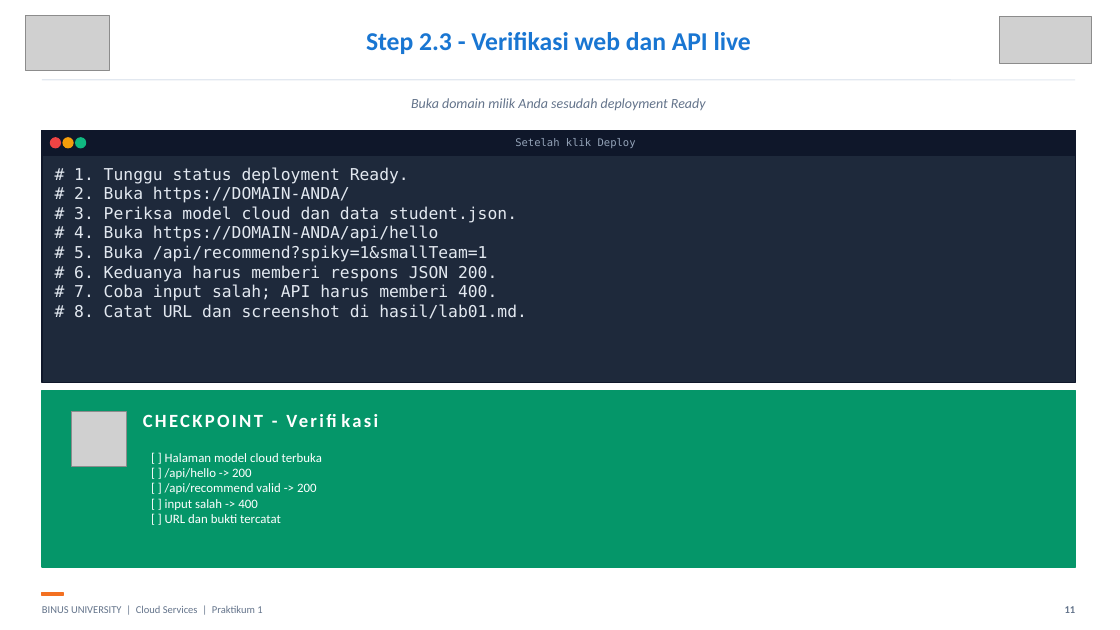
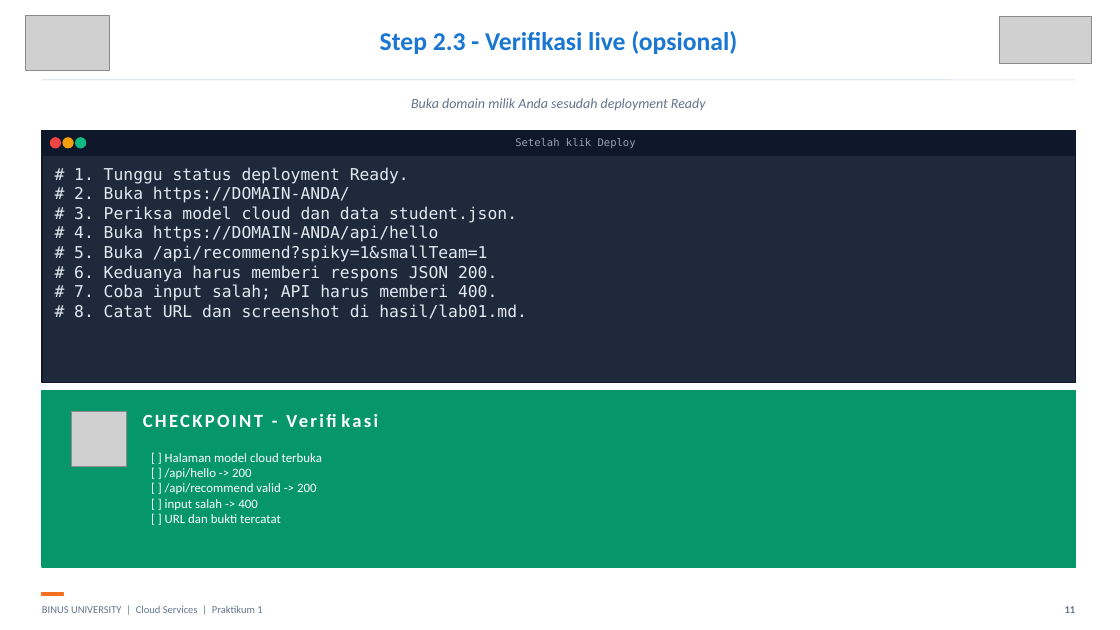
Before and after one commit to SeedFlora/meet1CloudService, a slide deck: slide 11 of slides/LAB01_Pengantar_Cloud_Hands_On_Final.pptx. Drawn at 1120x630 pixels with LibreOffice and Linux fonts; fonts in the diff are those of the drawing; grey boxes stand for pictures. Boxes give left, top, right and bottom in pixels: in the first picture for what was removed or moved away, otherwise in the second. Text is boxed around its words. In the diff, an @@ line names an element or a change of style, - is before the commit and + after.

```diff
--- a/slides/LAB01_Pengantar_Cloud_Hands_On_Final.pptx
+++ b/slides/LAB01_Pengantar_Cloud_Hands_On_Final.pptx
@@ text at (380,31,737,54): text changed @@
-Step 2.3 - Verifikasi web dan API live
+Step 2.3 - Verifikasi live (opsional)
```
Also in this commit, not shown: 21 other slides changed, 2 slides added, 2 slides removed, 1 other file.
